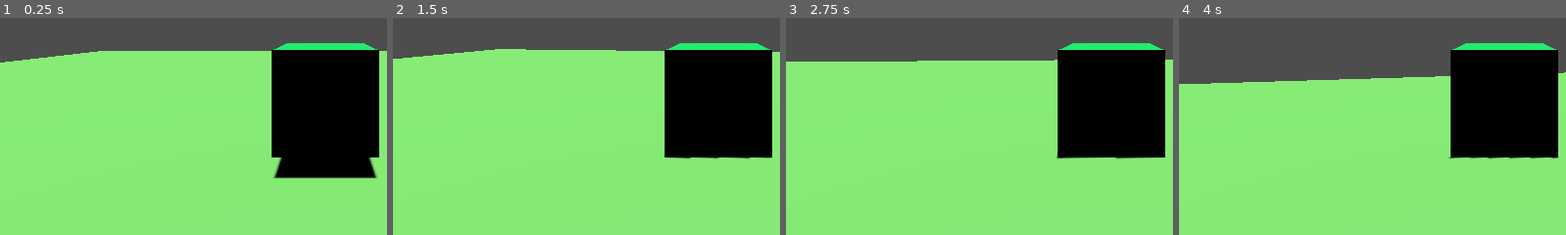
Above: before the commit, frames 1-4 (left to right).
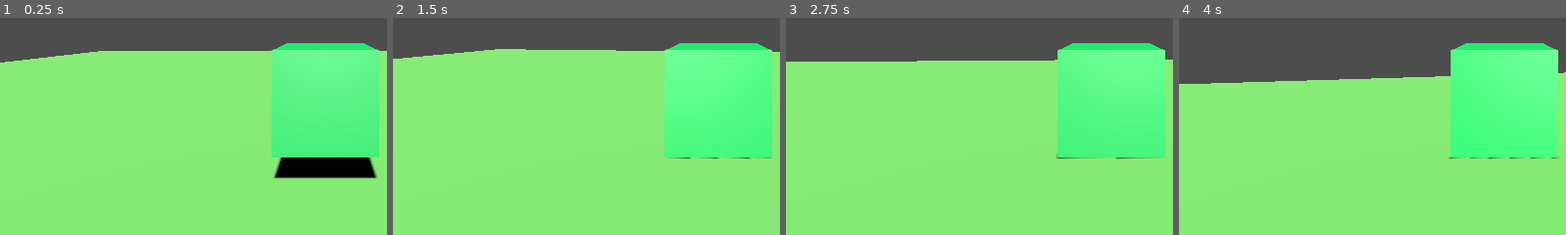
Above: after the commit, the same moments.

Repository: xcoderioslearn/test_3d_level
Game: Godot game, scene res://main.tscn
Same seed, same stepped clock (60 frames per second), same inputs: the game is played once before the commit and once after it.
Inputs (mouse positions are % of the whole screen's width and height, from its top left):
- Up to frame 1 (0.25 s): no input
- Up to frame 2 (1.5 s): tap Enter (ui_accept) at 0.5, 0.77 s; move the mouse to (55, 50) at 0.52 s; hold Up (ui_up) from 0.53 s (still down); click (55, 50) at 0.67 s; move the mouse to (45, 50) at 1.27 s
- Up to frame 3 (2.75 s): keep holding Up (ui_up); tap Enter (ui_accept) at 1.52 s; move the mouse to (52, 48) at 2.02 s
- Up to frame 4 (4 s): keep holding Up (ui_up); move the mouse to (49, 52) at 2.77 s; click (49, 52) at 2.92 s; tap Enter (ui_accept) at 3.02, 3.77 s; move the mouse to (57, 51) at 3.52 s
The pictures show only the part of the screen within x 8-58%, y 48-98%; the shares and areas given below are measured in that part.

The runs differ from the first frame. In frame 1, 14% of the frame differs, in the area x 70-98%, y 14-65%; in frame 2, 14%; in frame 3, 14%; in frame 4, 14%.

Commit message:
light position to same distance

Diff:
--- a/main.tscn
+++ b/main.tscn
@@ -16,25 +16,20 @@
 [node name="Lights" type="Node3D" parent="."]
 
 [node name="Top" type="DirectionalLight3D" parent="Lights"]
-transform = Transform3D(1, 0, 0, 0, -4.37114e-08, 1, 0, -1, -4.37114e-08, 0, 100, 0)
+transform = Transform3D(1, 0, 0, 0, -4.37114e-08, 1, 0, -1, -4.37114e-08, 0, 72.3, 0)
 shadow_enabled = true
 
 [node name="Bottom" type="DirectionalLight3D" parent="Lights"]
-transform = Transform3D(1, 0, 0, 0, -4.37114e-08, -1, 0, 1, -4.37114e-08, 0, -100, 0)
-visible = false
+transform = Transform3D(1, 0, 0, 0, -4.37114e-08, -1, 0, 1, -4.37114e-08, 0, -72.3, 0)
 
 [node name="NegativeZ" type="DirectionalLight3D" parent="Lights"]
-transform = Transform3D(1, 0, 0, 0, -1, 8.74228e-08, 0, -8.74228e-08, -1, 0, 0, -71.3)
-visible = false
+transform = Transform3D(1, 0, 0, 0, -1, 8.74228e-08, 0, -8.74228e-08, -1, 0, 0, -72.3)
 
 [node name="Z" type="DirectionalLight3D" parent="Lights"]
-transform = Transform3D(1, 0, 0, 0, 1, 0, 0, 0, 1, 0, 0, 70)
-visible = false
+transform = Transform3D(1, 0, 0, 0, 1, 0, 0, 0, 1, 0, 0, 72.3)
 
 [node name="NegativeX" type="DirectionalLight3D" parent="Lights"]
 transform = Transform3D(-4.37114e-08, 0, -1, 0, 1, 0, 1, 0, -4.37114e-08, -72.3, 0, 0)
-visible = false
 
 [node name="X" type="DirectionalLight3D" parent="Lights"]
 transform = Transform3D(-4.37114e-08, 0, 1, 0, 1, 0, -1, 0, -4.37114e-08, 72.3, 0, 0)
-visible = false
